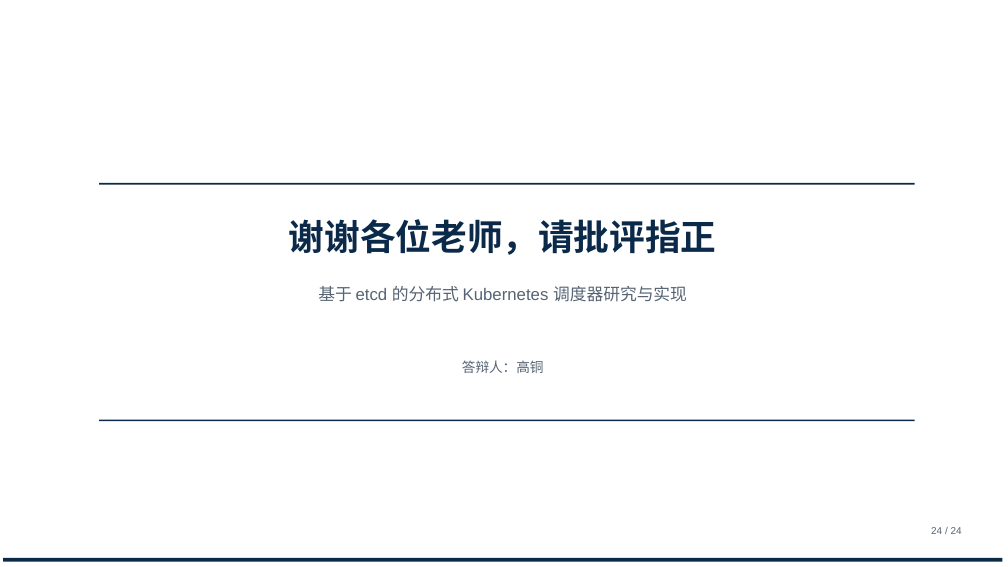
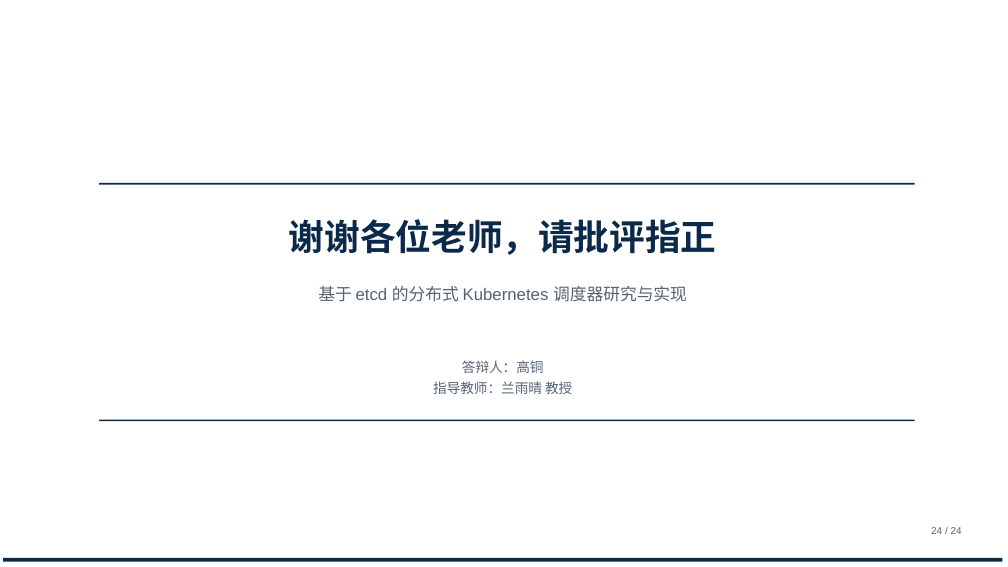
Before and after one commit to tengfei86/godel-scheduler, a slide deck: slide 24 of docs/thesis/defense/答辩PPT-基于etcd的分布式Kubernetes调度器.pptx. Drawn at 1008x567 pixels with LibreOffice and Linux fonts; fonts in the diff are those of the drawing. Boxes give left, top, right and bottom in pixels: in the first picture for what was removed or moved away, otherwise in the second. Text is boxed around its words. In the diff, an @@ line names an element or a change of style, - is before the commit and + after.

Commit message:
docs(thesis): 封面与致谢页补指导教师「兰雨晴 教授」

```diff
--- a/docs/thesis/defense/答辩PPT-基于etcd的分布式Kubernetes调度器.pptx
+++ b/docs/thesis/defense/答辩PPT-基于etcd的分布式Kubernetes调度器.pptx
@@ text at bbox=[433, 381, 572, 394]: paragraph added @@
+指导教师：兰雨晴 教授
```
Also in this commit, not shown: 1 other slide changed, 2 other files.
